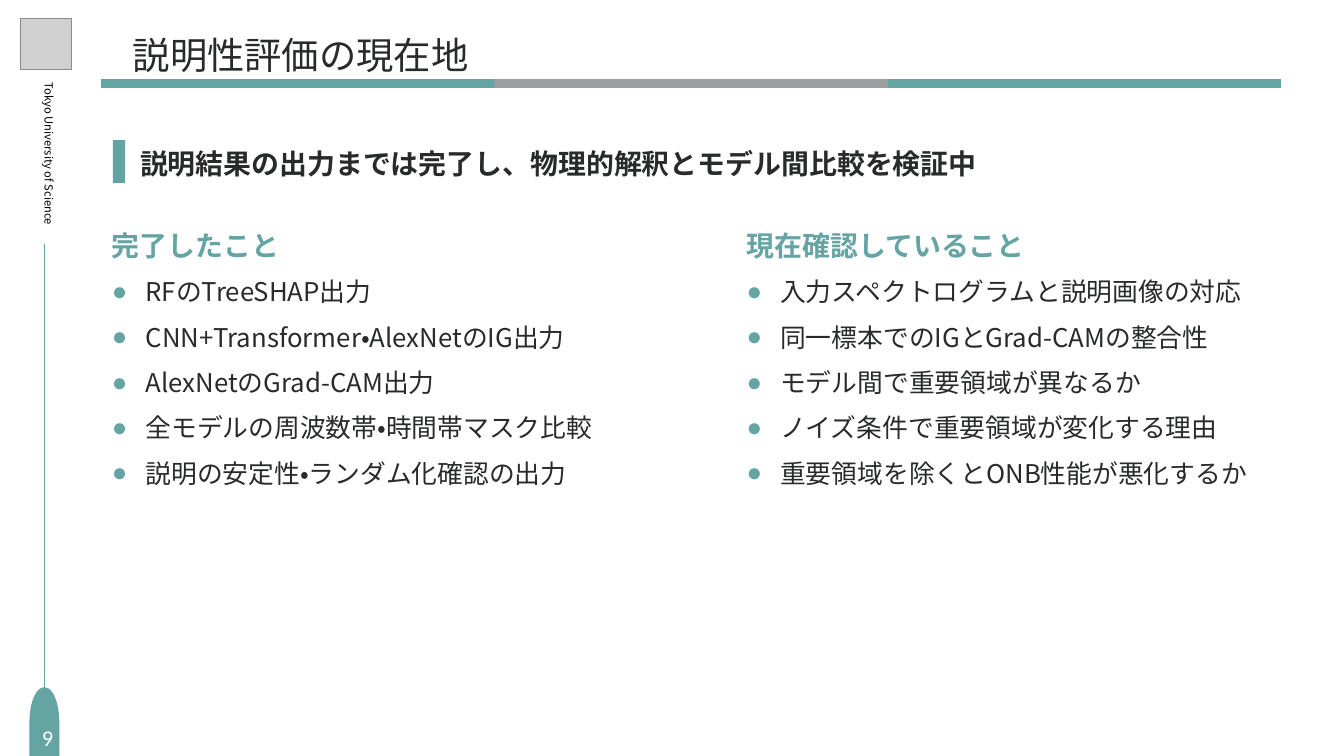
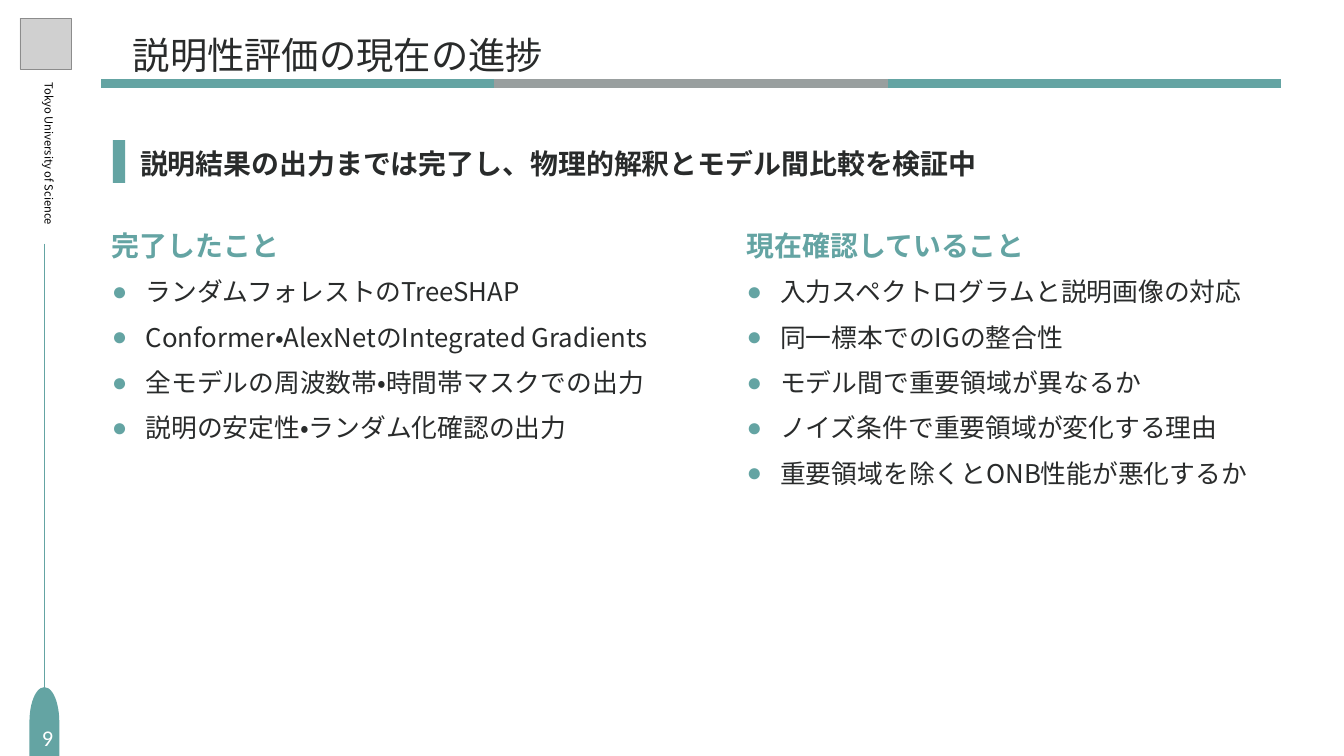
Before and after one commit to S-Riku-tus/university_research, a slide deck: slide 9 of 研究進捗報告/2026/724（中間発表）/研究進捗_柴崎陸_0724.pptx. Drawn at 1344x756 pixels with LibreOffice and Linux fonts; fonts in the diff are those of the drawing; grey boxes stand for pictures. Boxes give left, top, right and bottom in pixels: in the first picture for what was removed or moved away, otherwise in the second. Text is boxed around its words. In the diff, an @@ line names an element or a change of style, - is before the commit and + after.

```diff
--- a/研究進捗報告/2026/724（中間発表）/研究進捗_柴崎陸_0724.pptx
+++ b/研究進捗報告/2026/724（中間発表）/研究進捗_柴崎陸_0724.pptx
@@ text at [133, 37, 543, 72]: text changed @@
-説明性評価の現在地
+説明性評価の現在の進捗
@@ text at [146, 279, 648, 394]: text changed @@
-● RFのTreeSHAP出力
-● CNN+Transformer・AlexNetのIG出力
-● AlexNetのGrad-CAM出力
-● 全モデルの周波数帯・時間帯マスク比較
+● ランダムフォレストのTreeSHAP
+● Conformer・AlexNetのIntegrated Gradients
+● 全モデルの周波数帯・時間帯マスクでの出力
@@ text at [780, 325, 1063, 349]: text changed @@
-● 同一標本でのIGとGrad-CAMの整合性
+● 同一標本でのIGの整合性
```
Also in this commit, not shown: 4 other slides changed, 2 slides removed.
